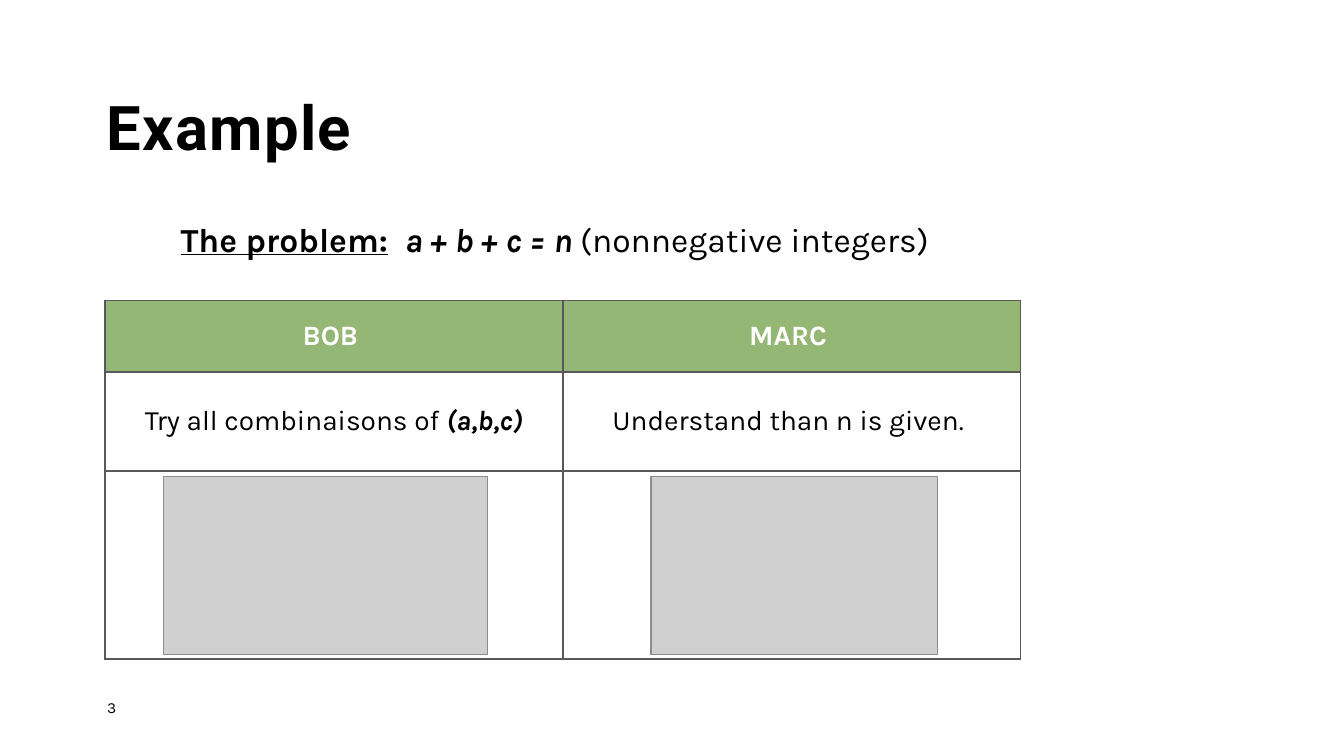
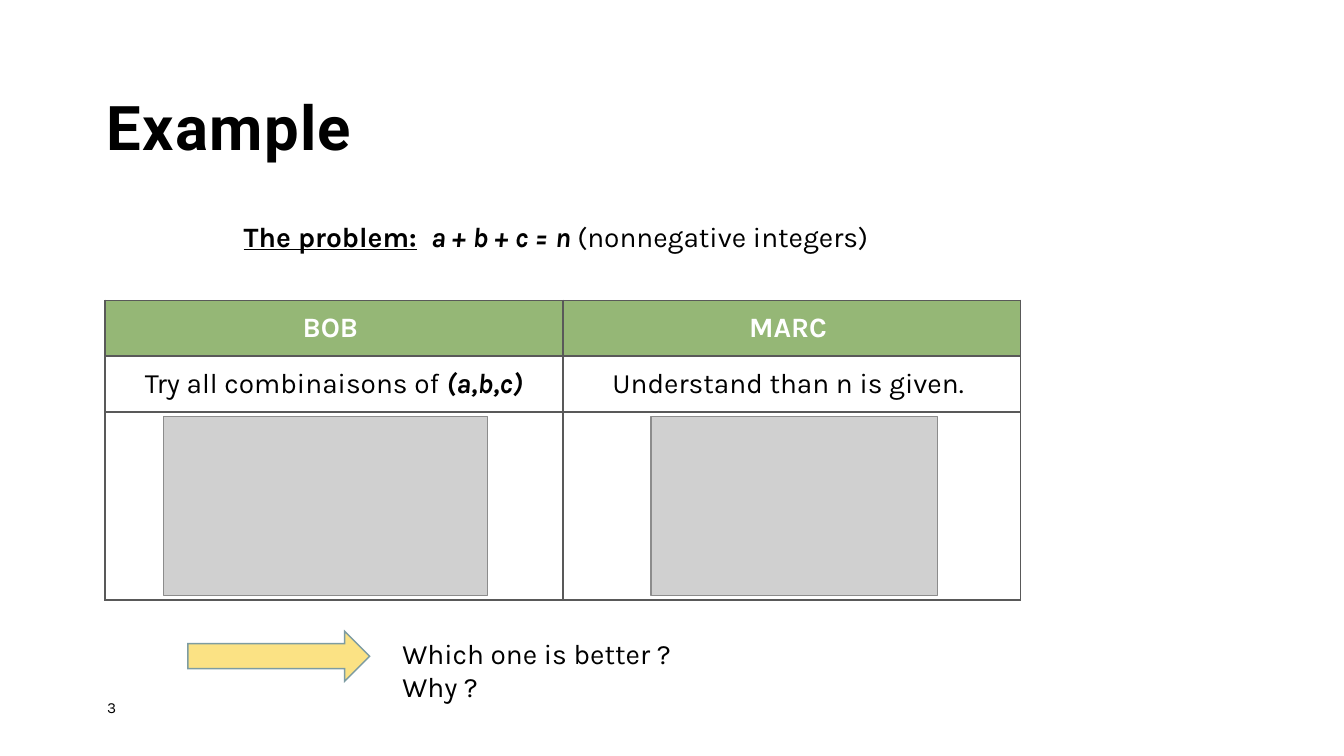
Before and after one commit to alebegge/techtalks, a slide deck: slide 3 of big_o_notation_techtalk.pptx. Drawn at 1344x756 pixels with LibreOffice and Linux fonts; fonts in the diff are those of the drawing; grey boxes stand for pictures. Boxes give left, top, right and bottom in pixels: in the first picture for what was removed or moved away, otherwise in the second. Text is boxed around its words. In the diff, an @@ line names an element or a change of style, - is before the commit and + after.

```diff
--- a/big_o_notation_techtalk.pptx
+++ b/big_o_notation_techtalk.pptx
@@ text "The problem: a + b ..." at <box>244,227,868,254</box>: size 24 to 20 pt @@
@@ table: place and size @@
-table at <box>105,300,1020,659</box>
+table at <box>105,300,1020,600</box>
@@ picture: place and size @@
-picture at <box>163,476,488,654</box>
+picture at <box>163,416,488,595</box>
@@ picture: place and size @@
-picture at <box>651,476,938,654</box>
+picture at <box>651,416,938,595</box>
@@ right arrow added at <box>188,631,369,682</box>, fill #FBE284, outline #7D9DA2 1 pt @@
@@ text added at <box>402,644,651,704</box>, 20 pt, text #000000 @@
+Which one is better ? Why ?
```
Also in this commit, not shown: 2 other slides changed, 1 slide added, 1 other file.
